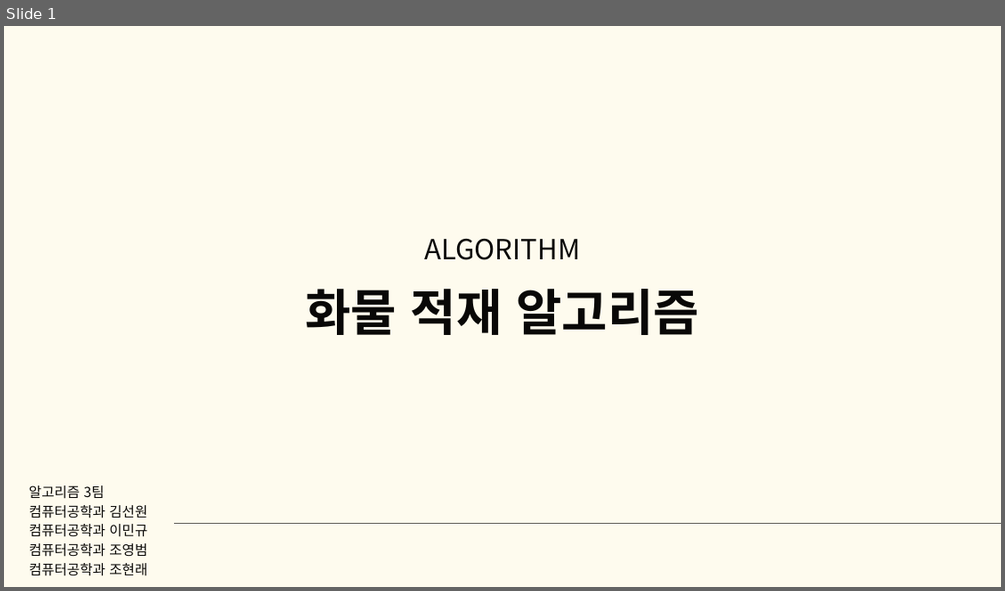
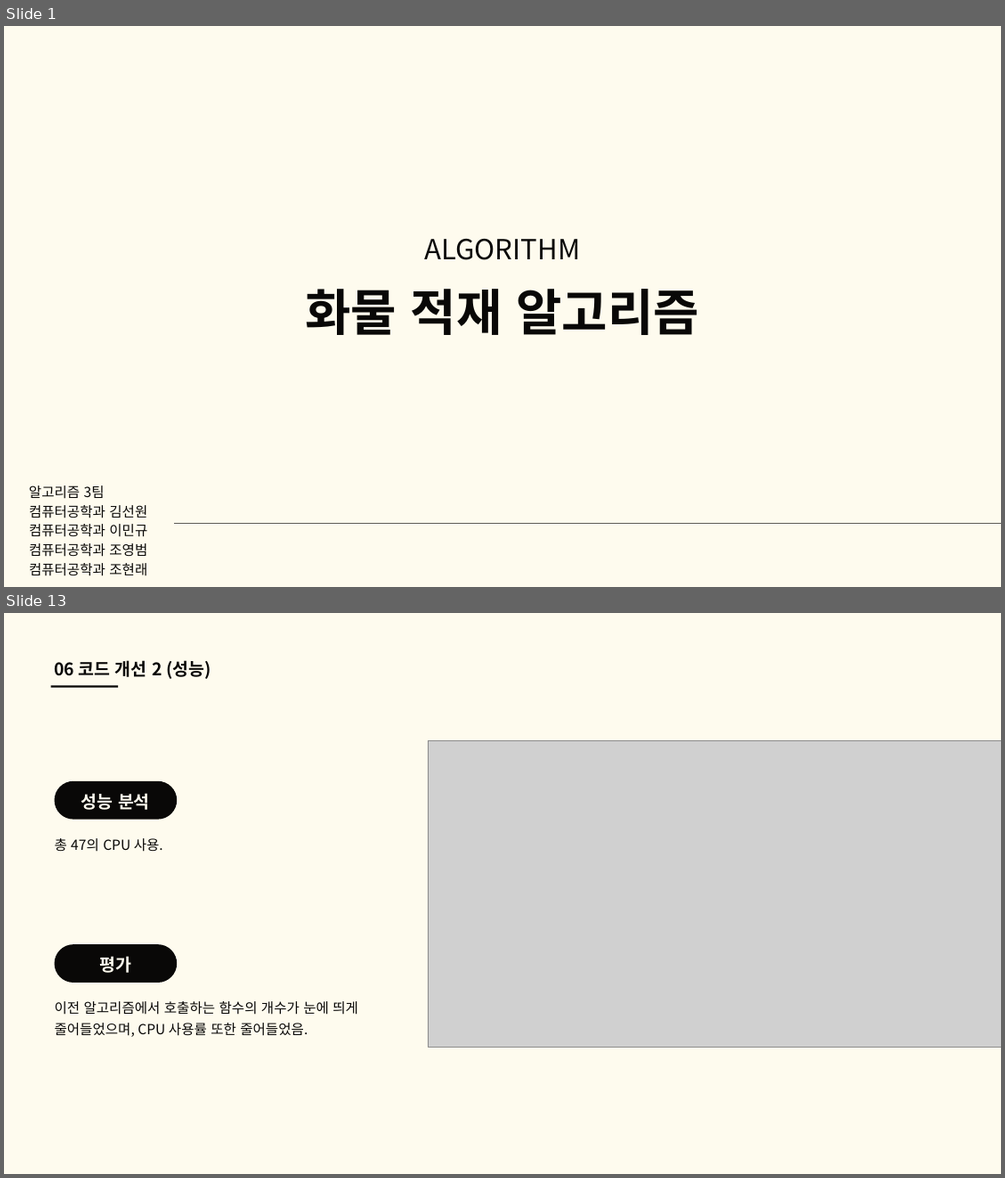
Before and after one commit to good-thing/CargoDriver, a slide deck: 알고리즘 3팀 화물차 알고리즘.pptx. Shown one above the other, each under a label of ours: slide 1 before the commit, slides 1 and 13 after it; the slides between them are not shown. The pictures are 1005x591 and 1005x1178 pixels, drawn with LibreOffice and Linux fonts; fonts in the diff are those of the drawing; grey boxes stand for pictures. Boxes give left, top, right and bottom in pixels: in the first picture for what was removed or moved away, otherwise in the second. Text is boxed around its words. In the diff, an @@ line names an element or a change of style, - is before the commit and + after.

```diff
--- a/알고리즘 3팀 화물차 알고리즘.pptx
+++ b/알고리즘 3팀 화물차 알고리즘.pptx
@@ slide 13 added at [4, 613, 1001, 1174], background #FEFBEE @@
@@ text added at [55, 660, 210, 679], 25 pt, text #090807, bold @@
+06 코드 개선 2 (성능)
@@ line added from (51, 686) to (118, 686), #090807 3 pt @@
@@ picture added at [428, 740, 1001, 1046] @@
@@ freeform shape added at [55, 781, 177, 819], fill #090807 @@
@@ text added at [81, 793, 150, 810], 25 pt, text #FEFBEE, bold @@
+성능 분석
@@ text added at [55, 838, 163, 852], 20 pt, text #090807 @@
+총 47의 CPU 사용.
@@ freeform shape added at [55, 944, 177, 982], fill #090807 @@
@@ text added at [100, 956, 132, 973], 25 pt, text #FEFBEE, bold @@
+평가
@@ text added at [55, 1001, 358, 1037], 20 pt, text #090807 @@
+이전 알고리즘에서 호출하는 함수의 개수가 눈에 띄게 줄어들었으며, CPU 사용률 또한 줄어들었음.
```
Also in this commit, not shown: 3 slides changed, 13 other slides added, 13 slides removed, 22 other files.
